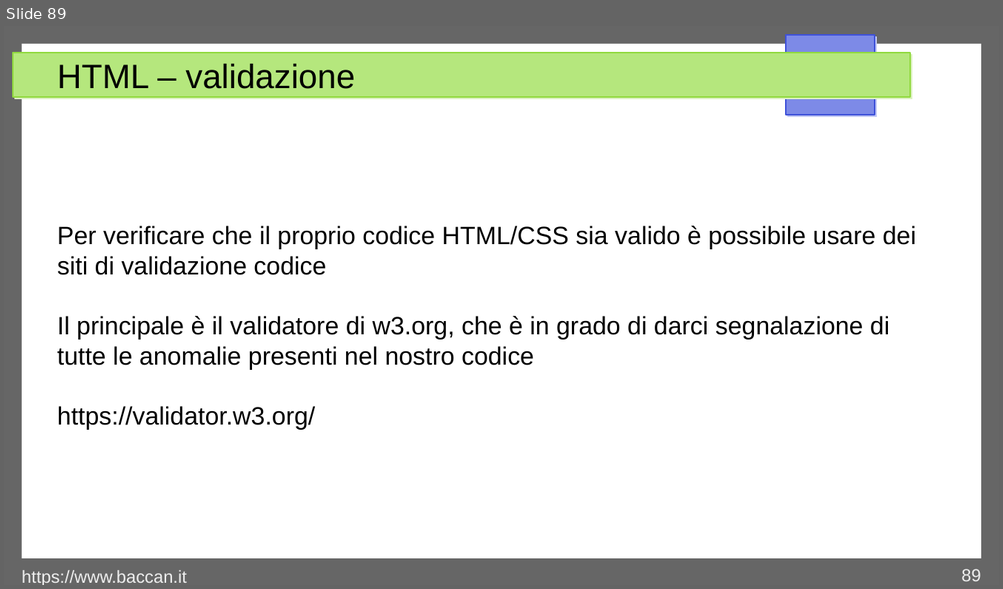
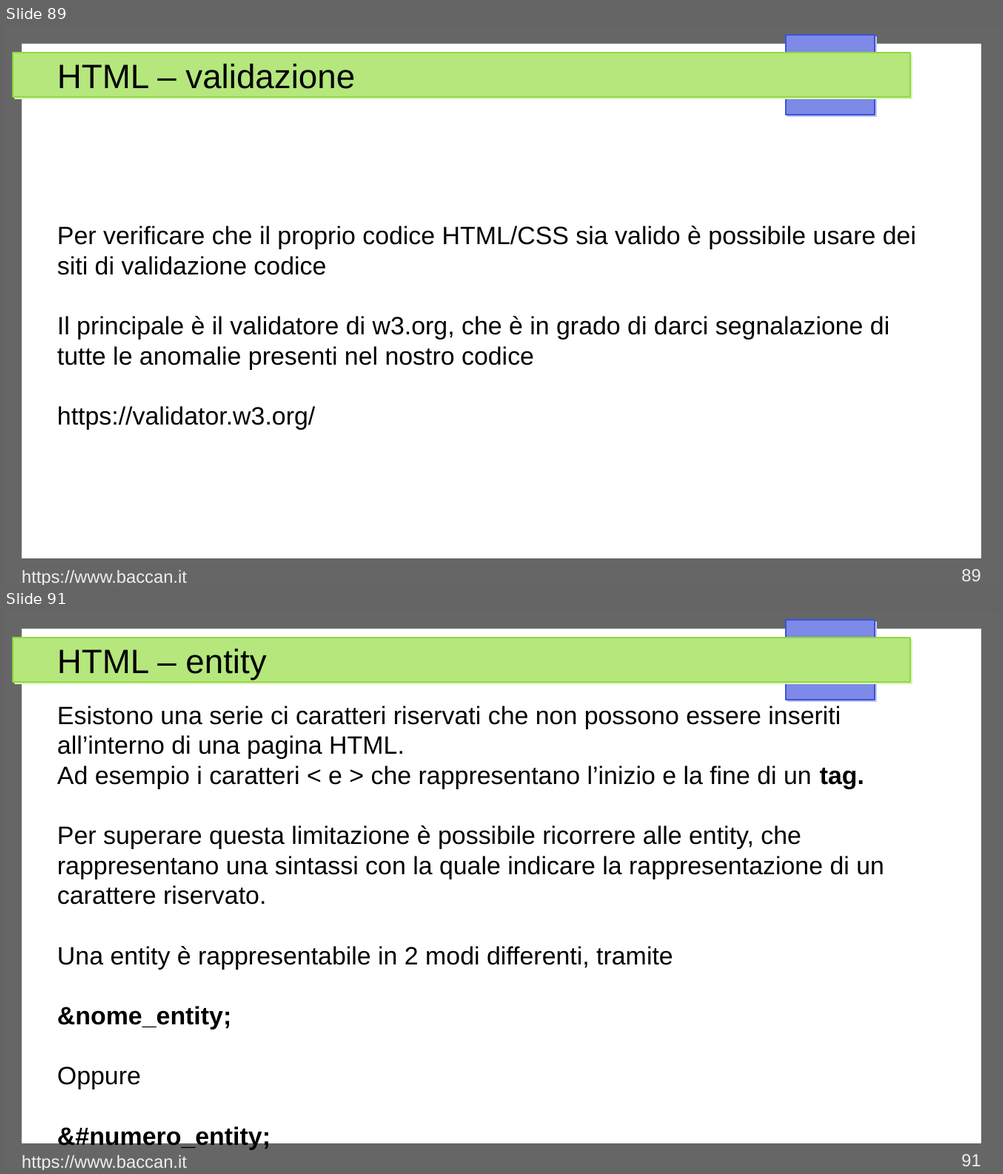
Before and after one commit to matteobaccan/CorsoHTML, a slide deck: Chapter_html.odp. Shown one above the other, each under a label of ours: slide 89 before the commit, slides 89 and 91 after it; the slides between them are not shown. The pictures are 1003x589 and 1003x1174 pixels, drawn with LibreOffice and Linux fonts; fonts in the diff are those of the drawing. Boxes give left, top, right and bottom in pixels: in the first picture for what was removed or moved away, otherwise in the second. Text is boxed around its words. In the diff, an @@ line names an element or a change of style, - is before the commit and + after.

```diff
--- a/Chapter_html.odp
+++ b/Chapter_html.odp
@@ slide 91 added at bbox=[4, 611, 999, 1170], background #FFFFFF; not listed: 4 template elements that a slide beside it also shows @@
@@ title added at bbox=[57, 649, 266, 680], 27 pt, text #000000 @@
+HTML – entity
@@ text added at bbox=[57, 706, 884, 1150], 20 pt, text #000000 @@
+Esistono una serie ci caratteri riservati che non possono essere inseriti all’interno di una pagina HTML.
+Ad esempio i caratteri < e > che rappresentano l’inizio e la fine di un tag.
+Per superare questa limitazione è possibile ricorrere alle entity, che rappresentano una sintassi con la quale indicare la rappresentazione di un carattere riservato.
+Una entity è rappresentabile in 2 modi differenti, tramite
+&nome_entity;
+Oppure
+&#numero_entity;
@@ text added at bbox=[22, 1156, 187, 1170], 14 pt, text #EEEEEE @@
+https://www.baccan.it
@@ page number added at bbox=[961, 1154, 980, 1167], 14 pt, text #EEEEEE @@
+91
```
Also in this commit, not shown: 1 slide changed, 10 other slides added, 5 other files.
